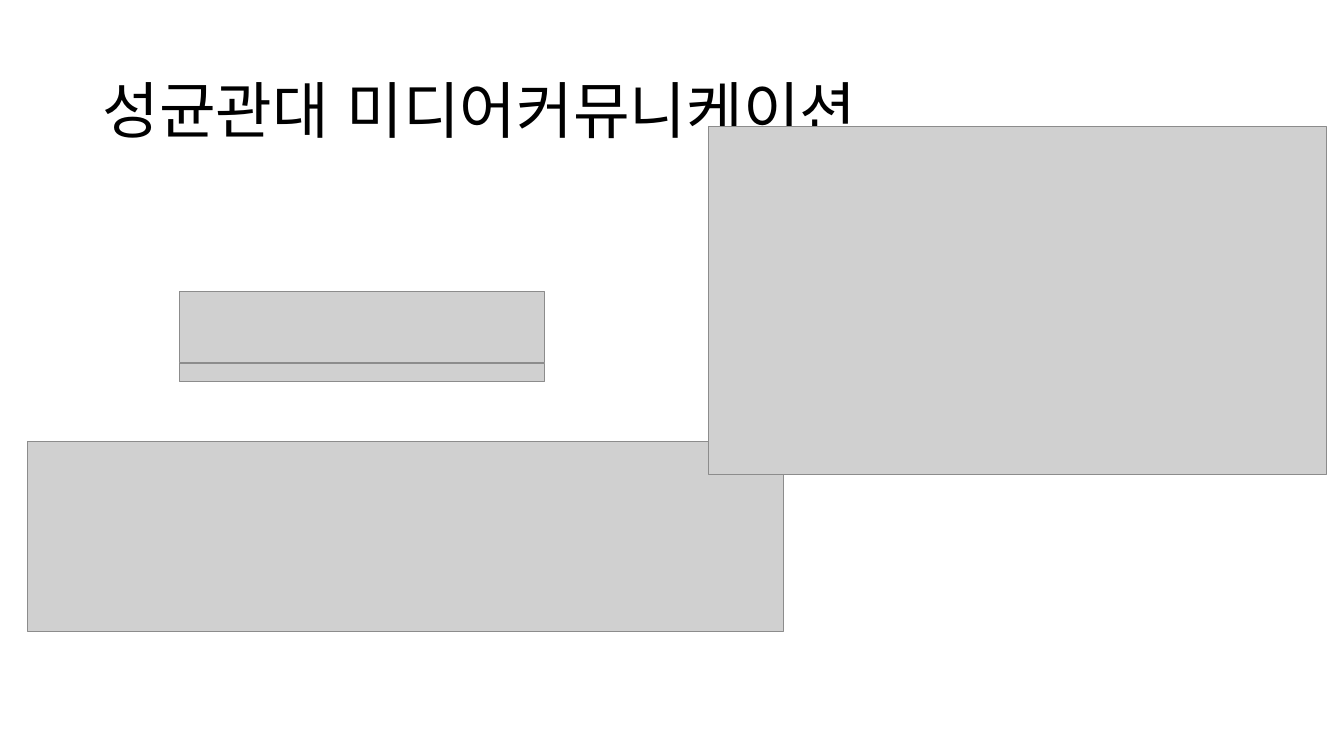
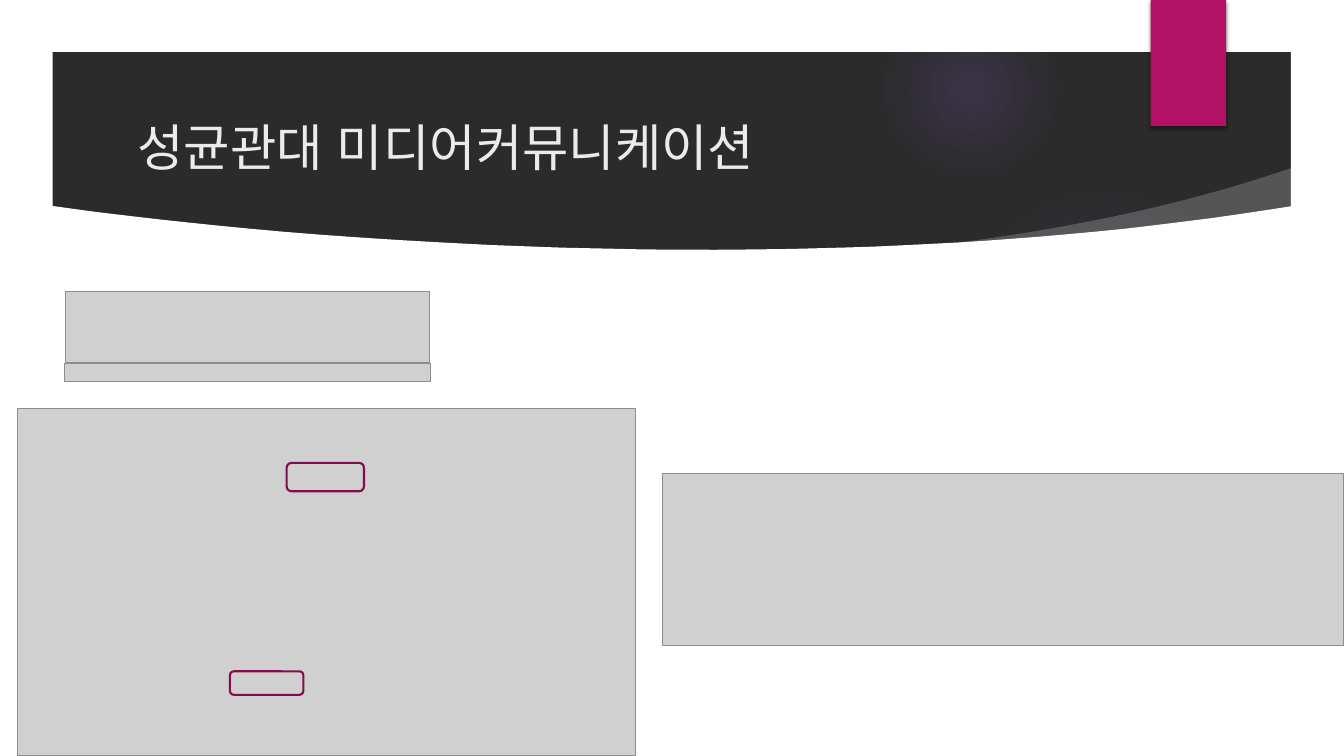
Before and after one commit to realette/back_up_files, a slide deck: slide 12 of 진로와직업 수행평가 진로 포트폴리오-2학년6반19번 주영욱.pptx. Drawn at 1344x756 pixels with LibreOffice and Linux fonts; fonts in the diff are those of the drawing; grey boxes stand for pictures; background and template pictures are left out; a plain dark background stands for a picture behind light text. Boxes give left, top, right and bottom in pixels: in the first picture for what was removed or moved away, otherwise in the second. Text is boxed around its words. In the diff, an @@ line names an element or a change of style, - is before the commit and + after.

```diff
--- a/진로와직업 수행평가 진로 포트폴리오-2학년6반19번 주영욱.pptx
+++ b/진로와직업 수행평가 진로 포트폴리오-2학년6반19번 주영욱.pptx
@@ background #FFFFFF to picture (left out) @@
@@ group added at <box>0,0,1344,756</box>: 5 ellipses, 3 freeform shapes @@
@@ rectangle added at <box>1150,0,1226,126</box>, fill #B31166 @@
@@ title "성균관대 미디어커뮤니케이션": place and size @@
-title "성균관대 미디어커뮤니케이션" at <box>102,82,856,149</box>
+title "성균관대 미디어커뮤니케이션" at <box>137,124,754,171</box>
@@ title "성균관대 미디어커뮤니케이션" at <box>137,124,754,171</box>: size 44 to 36 pt, font Noto Sans CJK KR to League Spartan, text colour #000000 to #EBEBEB; line spacing 0.9 to 1 @@
@@ picture: place and size @@
-picture at <box>180,291,545,363</box>
+picture at <box>66,291,431,363</box>
@@ picture: place and size @@
-picture at <box>179,364,545,382</box>
+picture at <box>65,364,431,382</box>
@@ picture: place and size @@
-picture at <box>709,127,1327,475</box>
+picture at <box>18,408,636,756</box>
@@ rounded rectangle added at <box>286,463,364,491</box>, outline #840D4B 1.5 pt @@
@@ picture: place and size @@
-picture at <box>28,442,784,632</box>
+picture at <box>662,474,1344,645</box>
@@ rounded rectangle added at <box>230,671,303,695</box>, outline #840D4B 1.5 pt @@
```
Also in this commit, not shown: 12 other slides changed.
